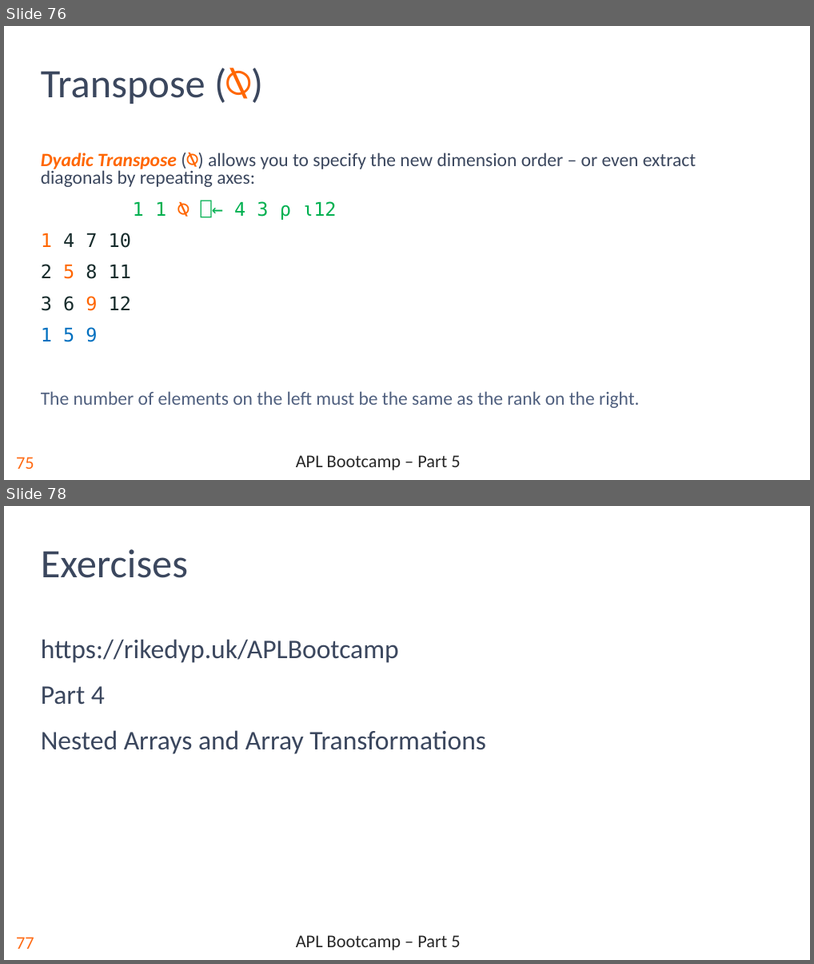
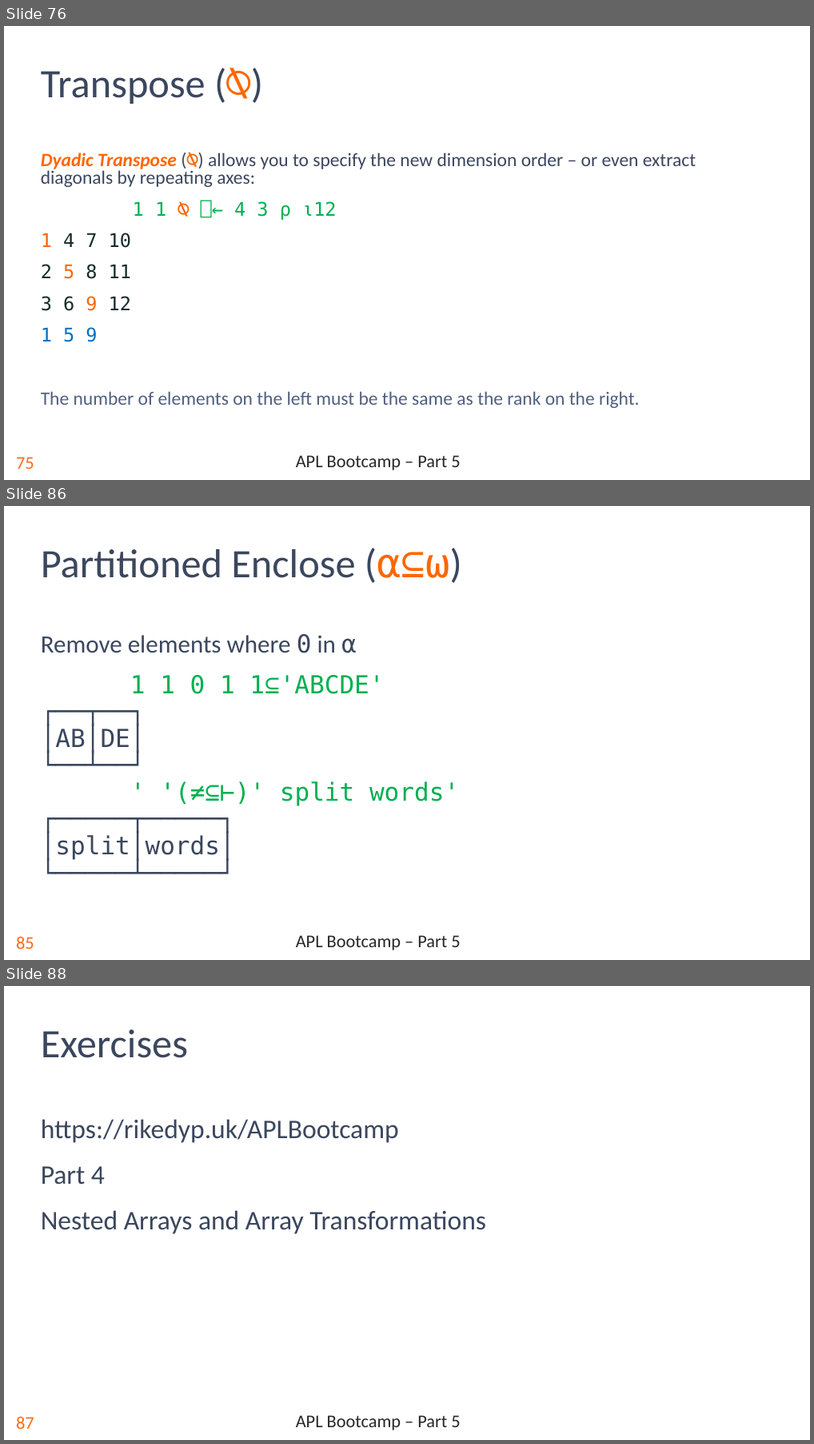
Before and after one commit to rikedyp/APLBootcamp, a slide deck: slides/APL_Bootcamp-part-5.pptx. Shown one above the other, each under a label of ours: slides 76 and 78 before the commit, slides 76, 86 and 88 after it; the slides between them are not shown. The pictures are 814x964 and 814x1444 pixels, drawn with LibreOffice and Linux fonts; fonts in the diff are those of the drawing; background and template pictures are left out. Boxes give left, top, right and bottom in pixels: in the first picture for what was removed or moved away, otherwise in the second. Text is boxed around its words. In the diff, an @@ line names an element or a change of style, - is before the commit and + after.

Commit message:
partition; split; more examples

```diff
--- a/slides/APL_Bootcamp-part-5.pptx
+++ b/slides/APL_Bootcamp-part-5.pptx
@@ slide 86 added at box(4, 506, 810, 960), background #FFFFFF; not listed: 2 template elements that a slide beside it also shows @@
@@ title added at box(41, 549, 355, 578), 36 pt, text #3B475E @@
+Partitioned Enclose (⍺⊆⍵)
@@ text added at box(41, 634, 459, 860), 22.2 pt, text #3B475E @@
+Remove elements where 0 in ⍺
+1 1 0 1 1⊆'ABCDE'
+┌──┬──┐
+│AB│DE│
+└──┴──┘
+' '(≠⊆⊢)' split words'
+┌─────┬─────┐
+│split│words│
+└─────┴─────┘
@@ what was slide 78 is now slide 88 @@
@@ page number at box(16, 1416, 34, 1428): text changed @@
-77
+87
```
Also in this commit, not shown: 6 slides changed, 12 other slides added, 1 slide removed.
